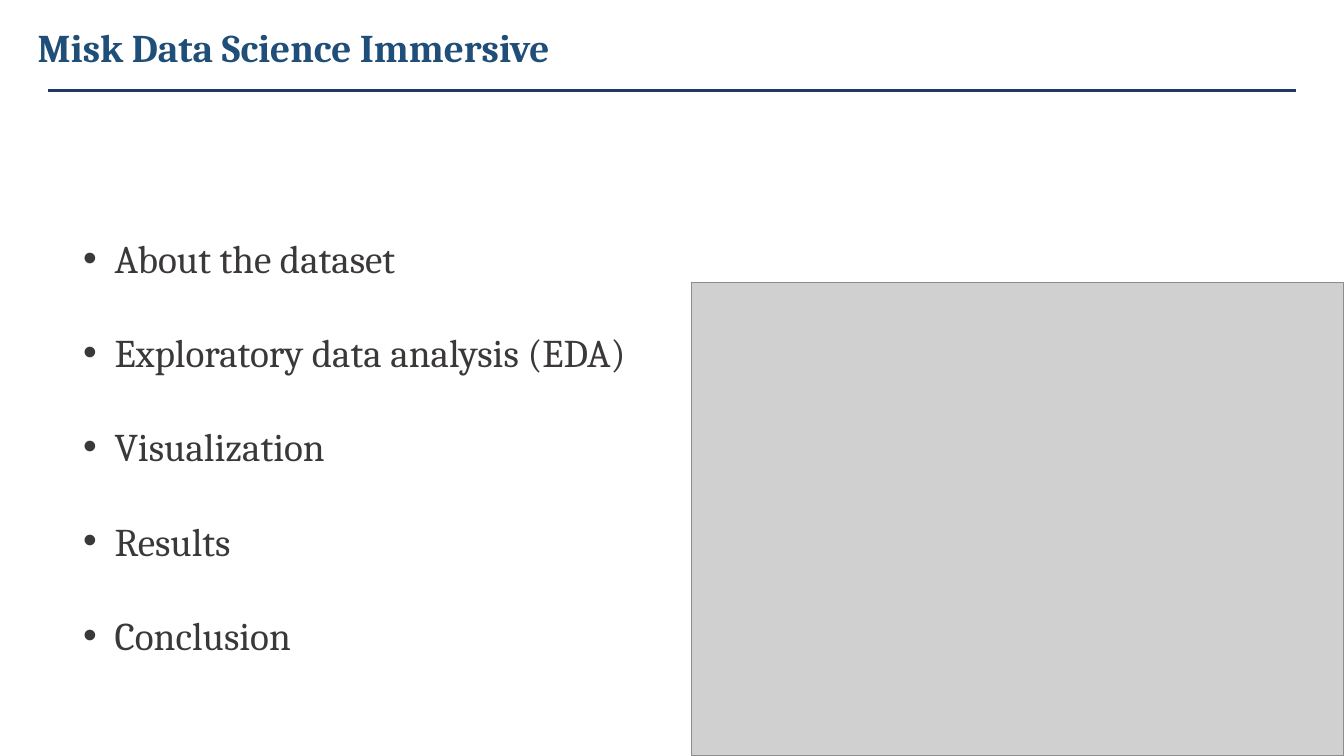
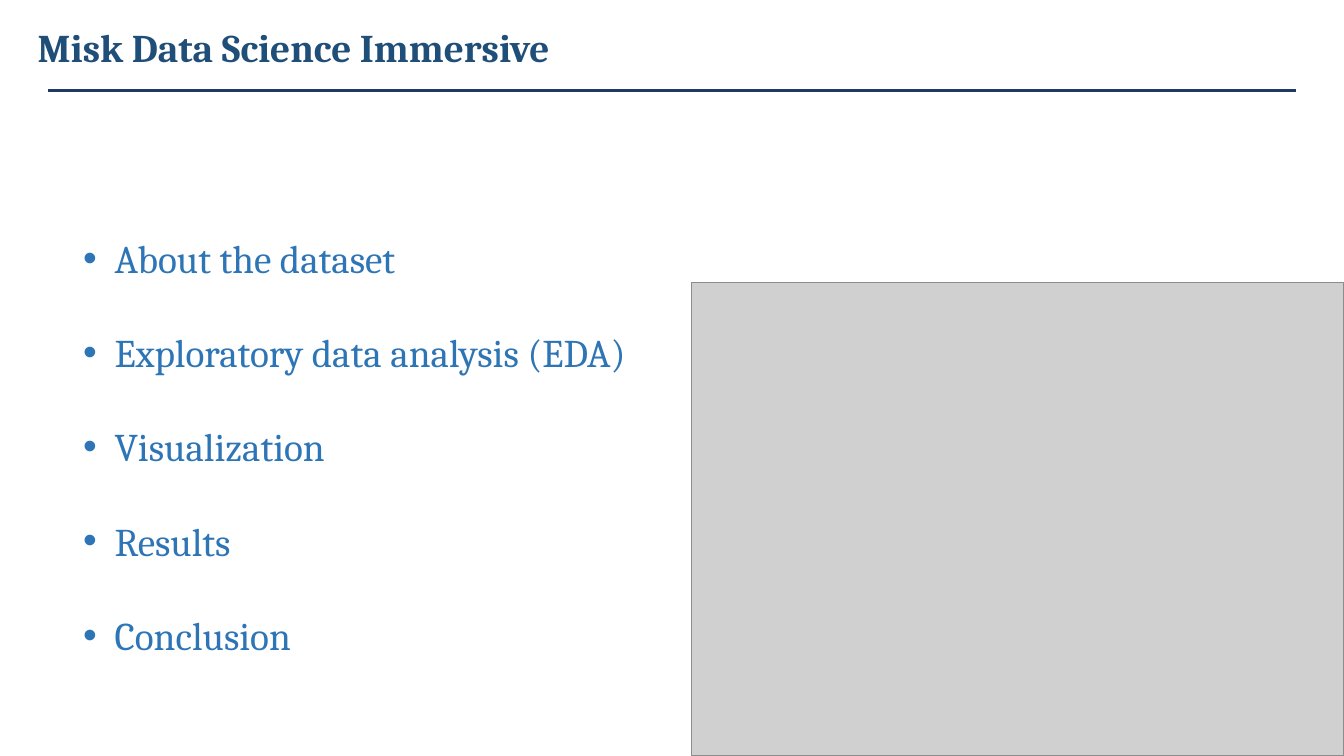
Before and after one commit to aeprogress/company-reputation-poll-eda, a slide deck: slide 2 of presentation/Presentation2.pptx. Drawn at 1344x756 pixels with LibreOffice and Linux fonts; fonts in the diff are those of the drawing; grey boxes stand for pictures. Boxes give left, top, right and bottom in pixels: in the first picture for what was removed or moved away, otherwise in the second. Text is boxed around its words. In the diff, an @@ line names an element or a change of style, - is before the commit and + after.

```diff
--- a/presentation/Presentation2.pptx
+++ b/presentation/Presentation2.pptx
@@ text "About the dataset" at (x1=115, y1=245, x2=626, y2=651): text colour #3B3838 to #2E75B6 @@
```
Also in this commit, not shown: 1 other slide changed, 1 slide added.
